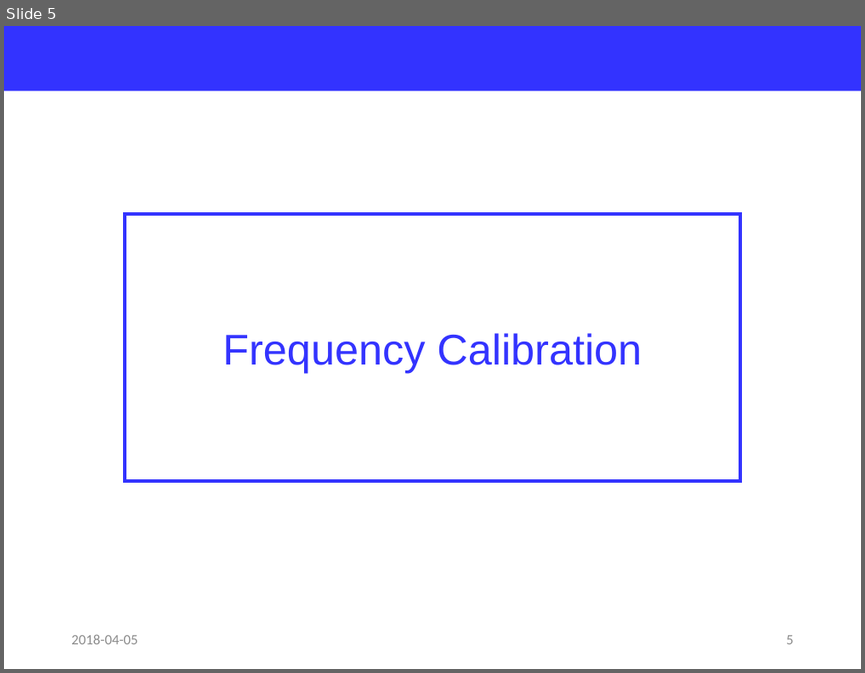
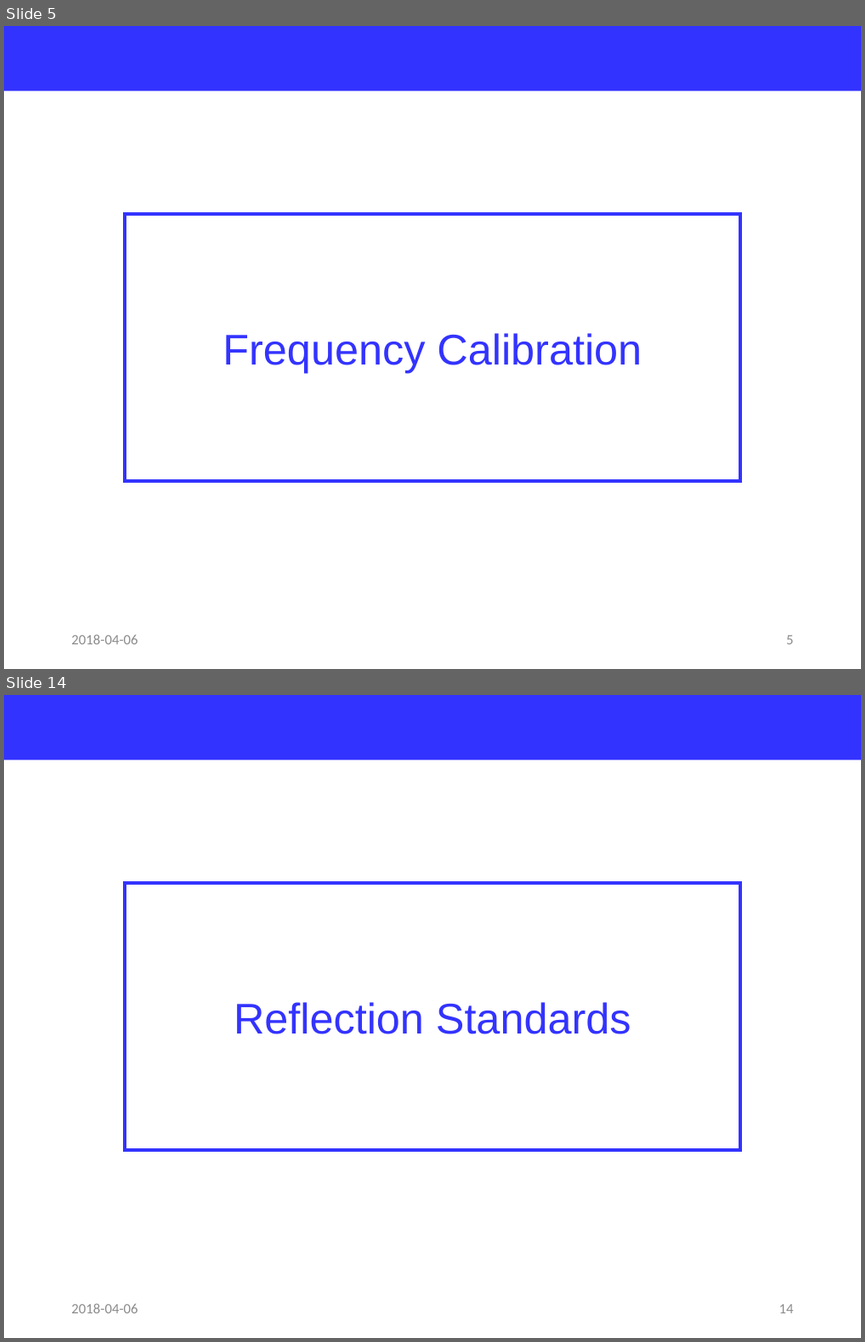
Before and after one commit to jglee96/NBTP_Lab, a slide deck: Terahertz Metrology/Ch6/Terahertz Metrology_Ch6.pptx. Shown one above the other, each under a label of ours: slide 5 before the commit, slides 5 and 14 after it; the slides between them are not shown. The pictures are 865x673 and 865x1342 pixels, drawn with LibreOffice and Linux fonts; fonts in the diff are those of the drawing. Boxes give left, top, right and bottom in pixels: in the first picture for what was removed or moved away, otherwise in the second. Text is boxed around its words. In the diff, an @@ line names an element or a change of style, - is before the commit and + after.

```diff
--- a/Terahertz Metrology/Ch6/Terahertz Metrology_Ch6.pptx
+++ b/Terahertz Metrology/Ch6/Terahertz Metrology_Ch6.pptx
@@ slide 14 added at (4, 695, 861, 1338), background #FFFFFF @@
@@ rectangle added at (4, 695, 861, 760), fill #3333FF @@
@@ rectangle added at (125, 883, 741, 1150), outline #3333FF 3 pt, 36 pt, text #3333FF @@
+Reflection Standards
@@ text added at (71, 1303, 137, 1313), 12 pt, text #8C8C8C @@
+2018-04-06
@@ page number added at (779, 1304, 794, 1313), 12 pt, text #8C8C8C @@
+14
@@ slide 5 changed as well @@
@@ text at (71, 634, 137, 644): text changed @@
-2018-04-05
+2018-04-06
```
Also in this commit, not shown: 5 other slides changed, 9 other slides added, 1 slide removed, 11 other files.
